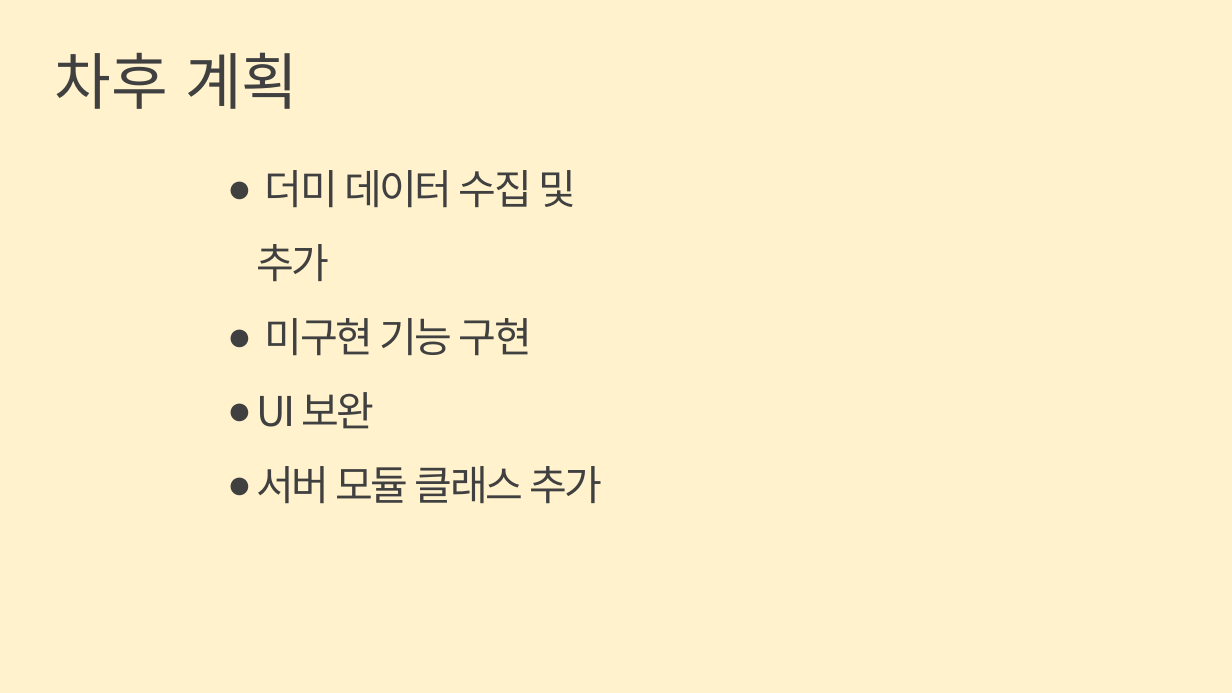
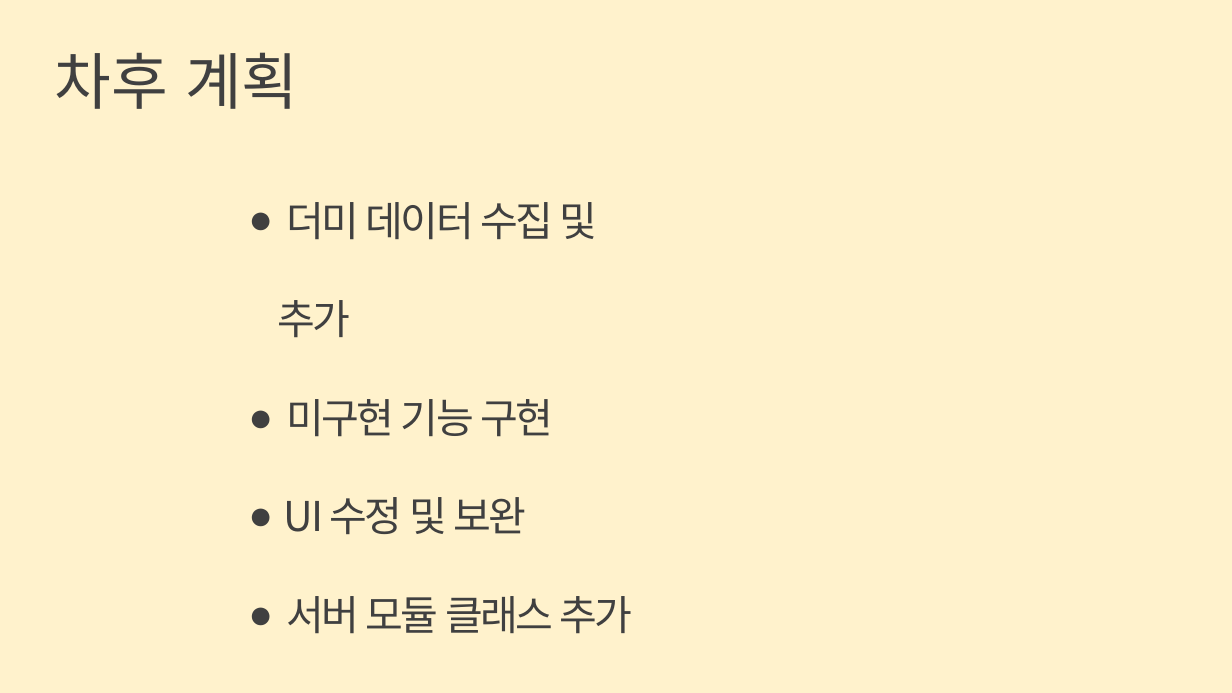
Before and after one commit to hamchu/teumin, a slide deck: slide 15 of 트럭의 민족.pptx. Drawn at 1232x693 pixels with LibreOffice and Linux fonts; fonts in the diff are those of the drawing. Boxes give left, top, right and bottom in pixels: in the first picture for what was removed or moved away, otherwise in the second. Text is boxed around its words. In the diff, an @@ line names an element or a change of style, - is before the commit and + after.

```diff
--- a/트럭의 민족.pptx
+++ b/트럭의 민족.pptx
@@ text "더미 데이터 수집 및 추가": place and size @@
-text "더미 데이터 수집 및 추가" at <box>256,170,602,504</box>
+text "더미 데이터 수집 및 추가" at <box>277,202,633,634</box>
@@ text at <box>277,202,633,634</box>: line spacing 1.5 to 2 @@
@@ text at <box>284,497,526,534</box>: text changed @@
-● UI 보완
+● UI 수정 및 보완
```
Also in this commit, not shown: 4 other slides changed.
